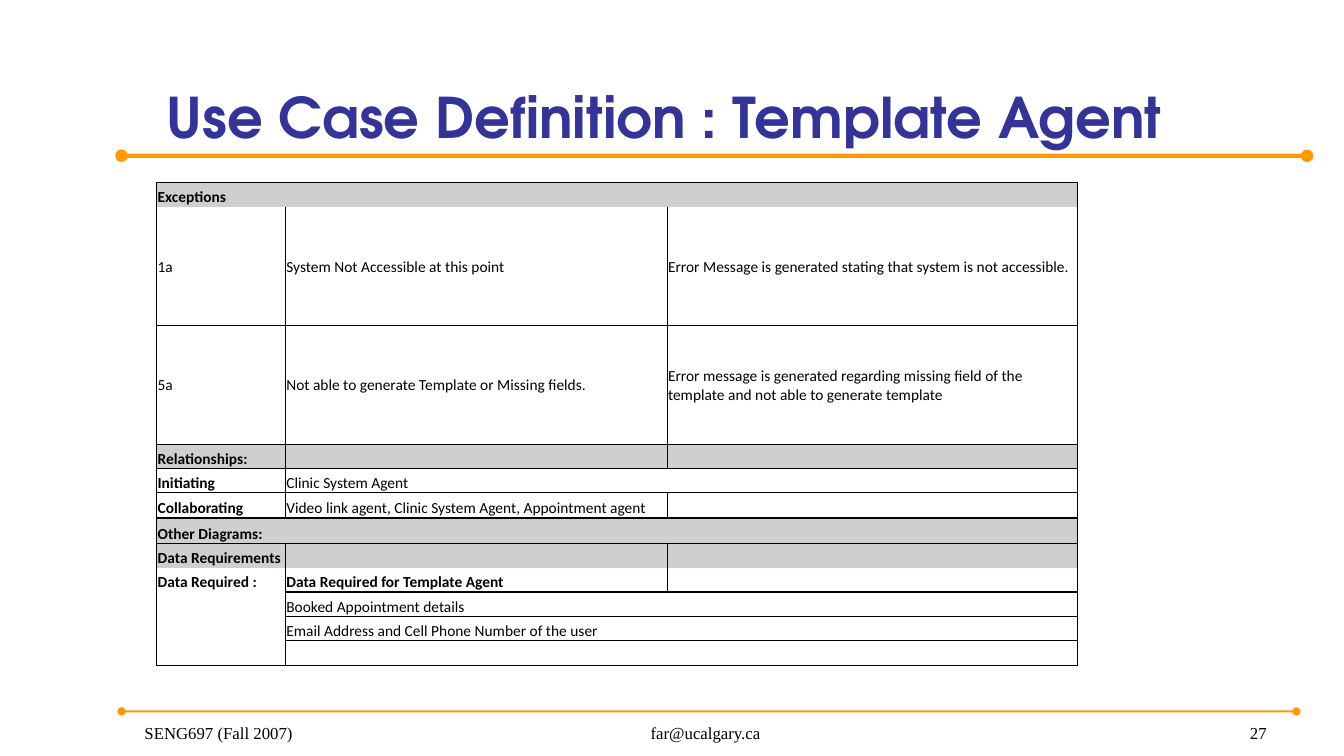
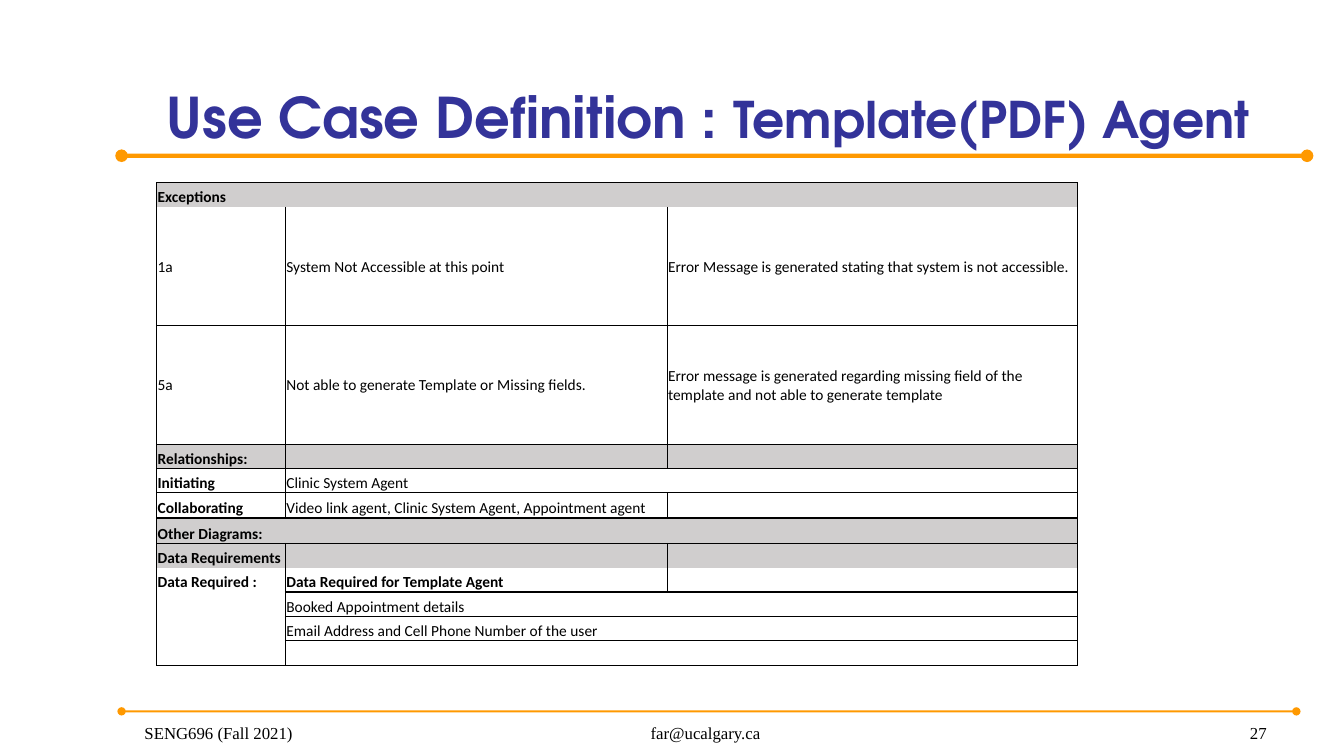
Before and after one commit to anish30145784/SENG696_GroupD, a slide deck: slide 27 of GroupD_ProjectPresentation.pptx. Drawn at 1344x756 pixels with LibreOffice and Linux fonts; fonts in the diff are those of the drawing; background and template pictures are left out. Boxes give left, top, right and bottom in pixels: in the first picture for what was removed or moved away, otherwise in the second. Text is boxed around its words. In the diff, an @@ line names an element or a change of style, - is before the commit and + after.

```diff
--- a/GroupD_ProjectPresentation.pptx
+++ b/GroupD_ProjectPresentation.pptx
@@ title at [167, 95, 1249, 158]: text changed @@
-Use Case Definition : Template Agent
+Use Case Definition : Template(PDF) Agent
@@ text at [144, 727, 292, 743]: text changed @@
-SENG697 (Fall 2007)
+SENG696 (Fall 2021)
```
Also in this commit, not shown: 9 other slides changed, 40 other files.
